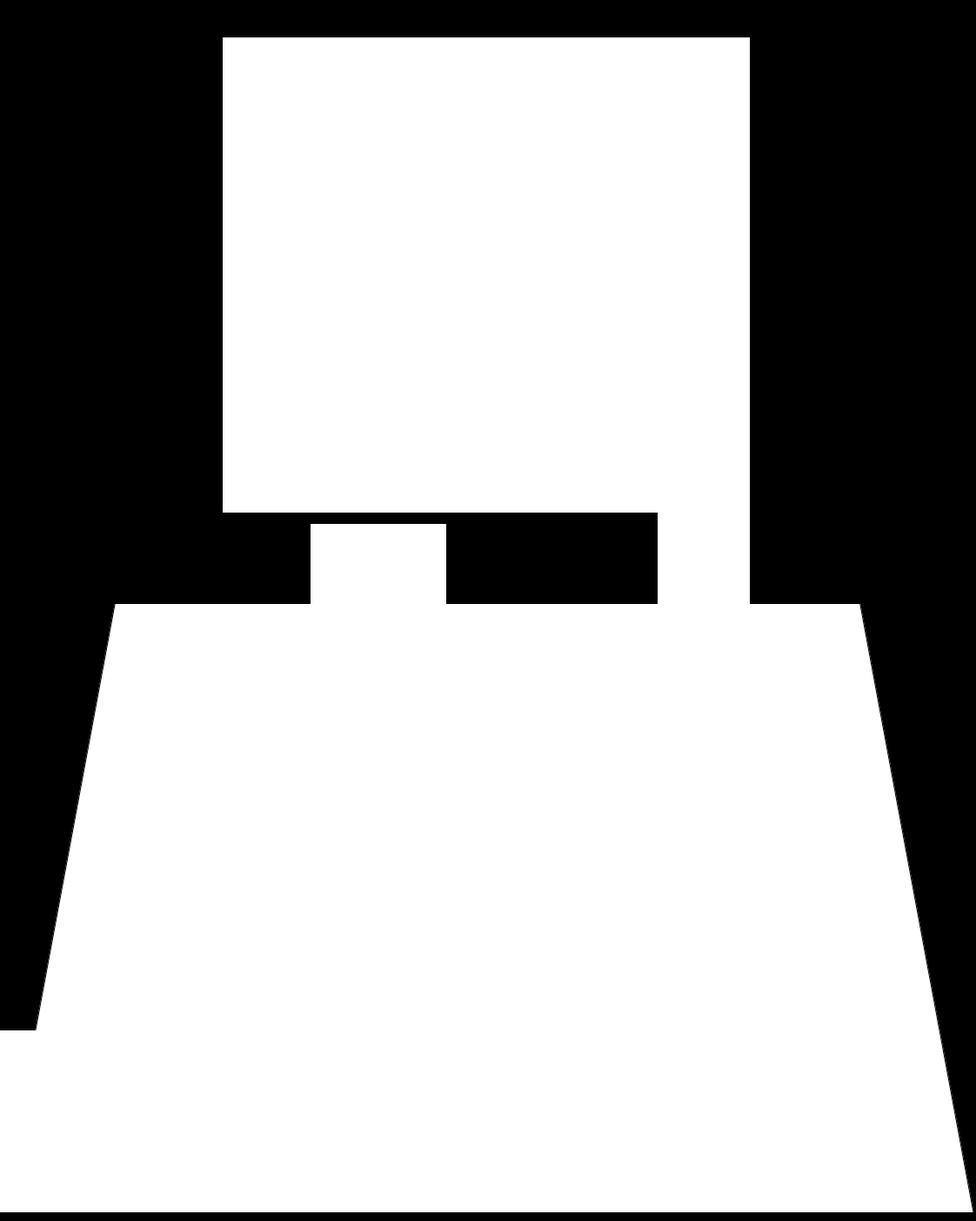
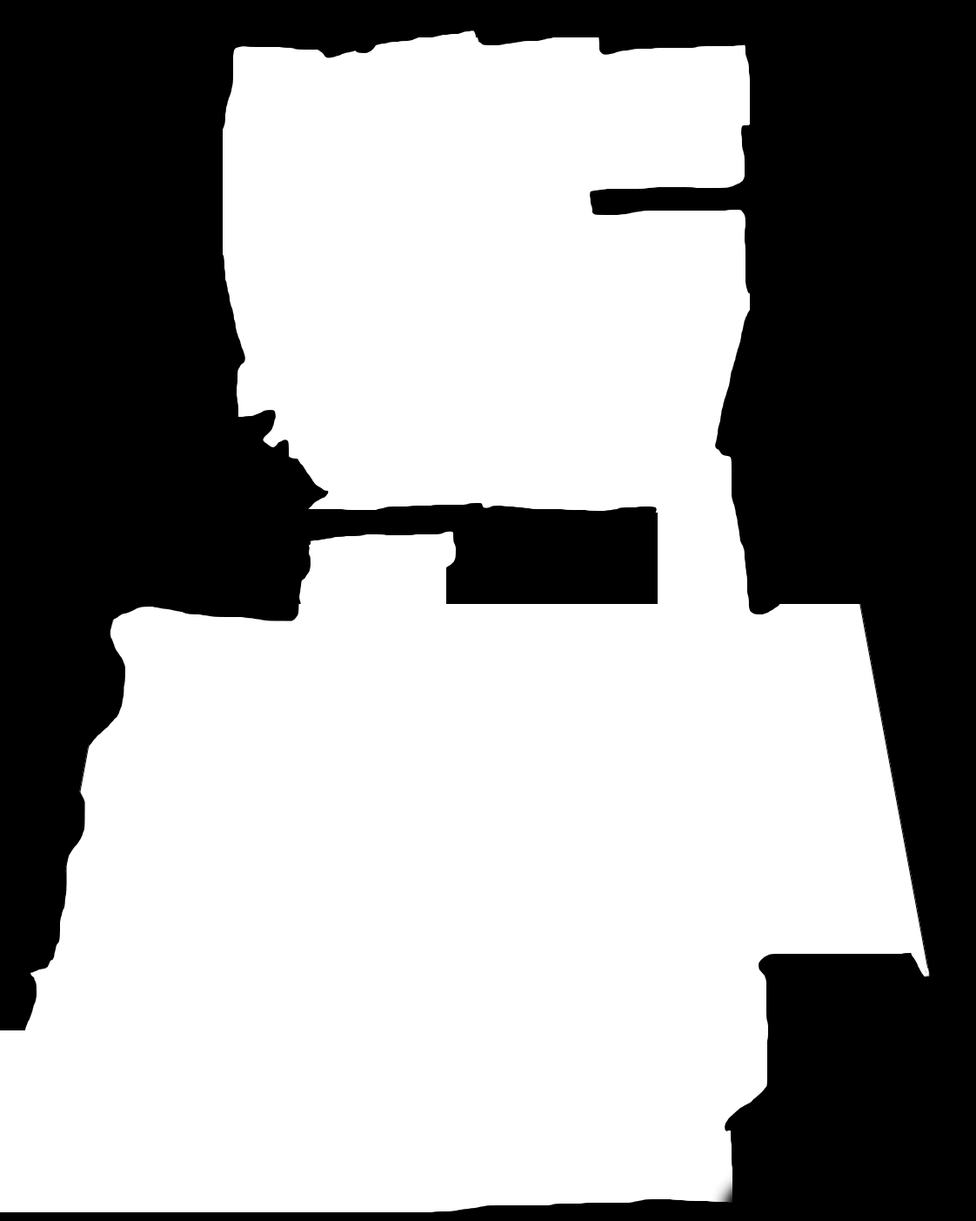
Layers edited between the first and the second 976 x 1221 image:
painted on "Rectangle 2" over (x1=299, y1=530, x2=456, y2=604)
painted on "Shape 2" over (x1=24, y1=30, x2=975, y2=1212)
